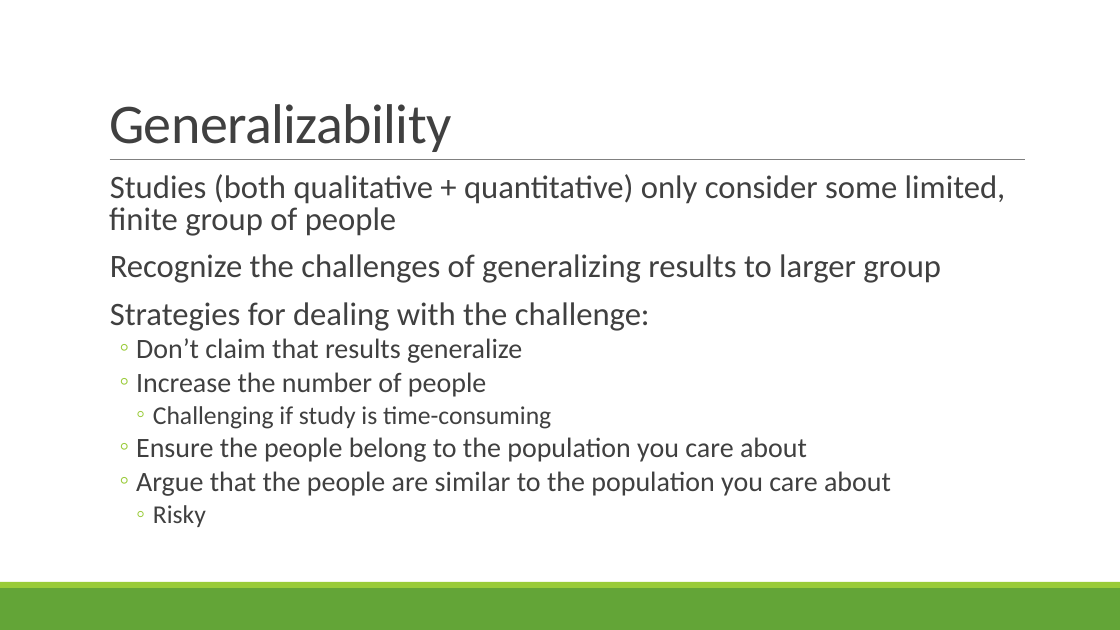
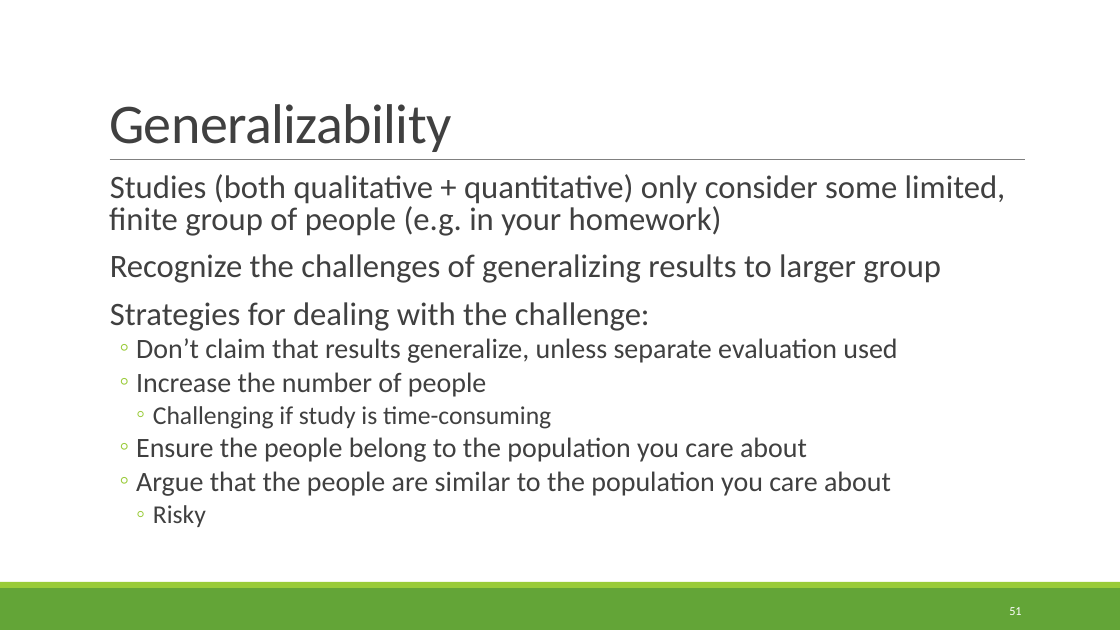
Before and after one commit to rbohrer/pl-course, a slide deck: slide 51 of LectureSlides/08Design1.pptx (slide 48 before the commit). Drawn at 1120x630 pixels with LibreOffice and Linux fonts; fonts in the diff are those of the drawing. Boxes give left, top, right and bottom in pixels: in the first picture for what was removed or moved away, otherwise in the second. Text is boxed around its words. In the diff, an @@ line names an element or a change of style, - is before the commit and + after.

```diff
--- a/LectureSlides/08Design1.pptx
+++ b/LectureSlides/08Design1.pptx
@@ text at (109, 174, 1006, 236): text changed @@
-  Studies (both qualitative + quantitative) only consider some limited, finite group of people
+  Studies (both qualitative + quantitative) only consider some limited, finite group of people (e.g. in your homework)
@@ text at (136, 338, 897, 363): text changed @@
-  ◦ Don’t claim that results generalize
+  ◦ Don’t claim that results generalize, unless separate evaluation used
@@ page number added at (1009, 607, 1021, 615), 10.5 pt, text #FFFFFF @@
+51
```
Also in this commit, not shown: 56 other slides changed, 3 slides added.
